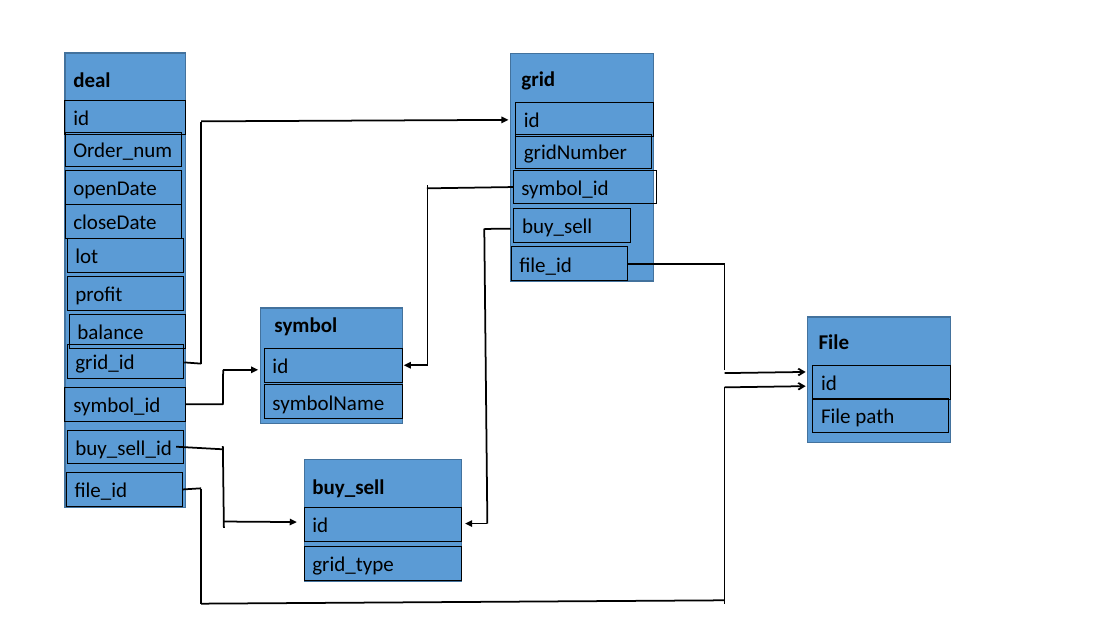
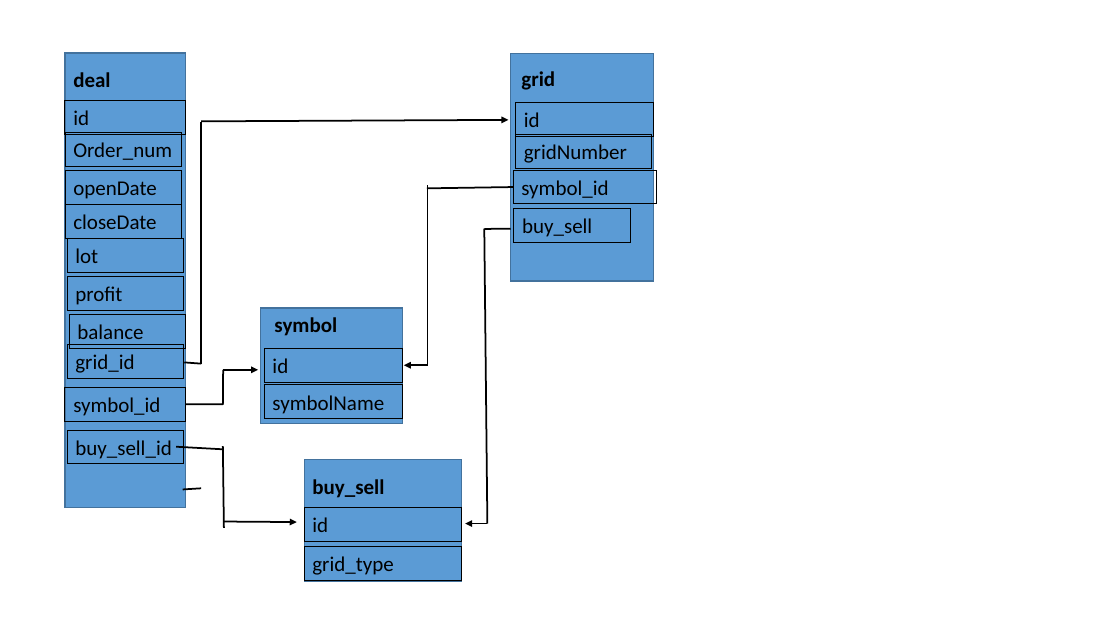
Before and after one commit to EvgeniyJarsky/MartinAnalyzer, a slide deck: slide 1 of database/block.pptx. Drawn at 1120x630 pixels with LibreOffice and Linux fonts; fonts in the diff are those of the drawing. Boxes give left, top, right and bottom in pixels: in the first picture for what was removed or moved away, otherwise in the second. Text is boxed around its words. In the diff, an @@ line names an element or a change of style, - is before the commit and + after.

```diff
--- a/database/block.pptx
+++ b/database/block.pptx
@@ rectangle removed at (511, 247, 628, 281) @@
-file_id
@@ line removed from (628, 264) to (725, 264) @@
@@ line removed from (725, 370) to (725, 264) @@
@@ arrow removed from (725, 387) to (806, 386) @@
@@ line removed from (725, 387) to (725, 604) @@
@@ arrow removed from (725, 373) to (806, 372) @@
@@ group removed at (808, 317, 951, 442): 3 rectangles, 1 text @@
-File
-id
-File path
@@ rectangle removed at (66, 473, 183, 507) @@
-file_id
@@ line removed from (202, 490) to (202, 604) @@
@@ line removed from (202, 604) to (725, 601) @@
```
Also in this commit, not shown: 45 other files.
